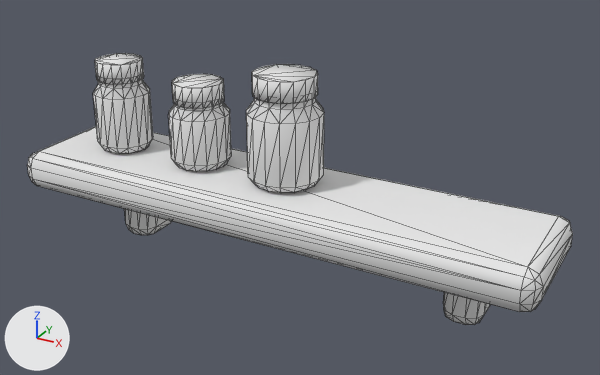
The glTF model assets/rooms/standard_room_5/wall_shelf.glb as it was, and as the next commit left it.
The view is the same before and after, from a 50 mm lens placed at (1.235, -2.216, 1.104), pointed at (0.068, -0.094, 0.043). Lighting does not change. The marker at lower left points along +X, +Y and +Z. The picture after the commit comes second. Mesh edges are drawn as thin lines. Vertices at exactly the same position are counted once.

Names of what the first picture shows: 'wall_shelf.001'.
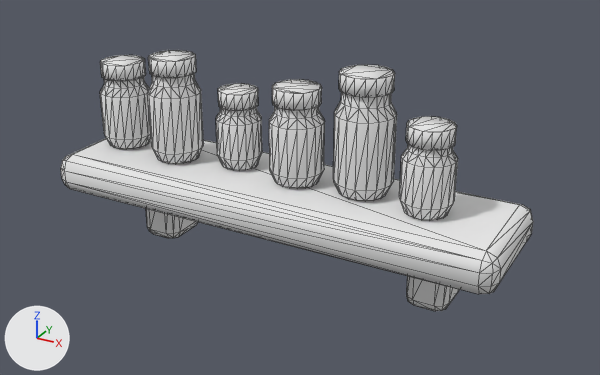
Pixel boxes (x1, y1, x2, y2) of what changed, in the pictures (600 x 375 px; the box of a moved part takes in the faces that stretch with it):
```json
{"object": "wall_shelf.001", "change": "reshaped", "before": [27, 53, 573, 325], "after": [61, 50, 533, 311], "on screen": "14% narrower"}
{"part": 1, "of": "me_wall_shelf_mobile", "change": "moved or reshaped", "before": [27, 126, 573, 312], "after": [61, 138, 533, 294]}
{"part": 2, "of": "me_wall_shelf_mobile", "change": "moved or reshaped", "before": [124, 209, 172, 235], "after": [146, 209, 198, 238]}
{"part": 3, "of": "me_wall_shelf_mobile", "change": "moved or reshaped", "before": [443, 292, 491, 325], "after": [407, 276, 460, 311]}
{"part": 4, "of": "me_wall_shelf_mobile", "change": "added", "after": [148, 50, 196, 78]}
{"part": 5, "of": "me_wall_shelf_mobile", "change": "added", "after": [218, 83, 258, 111]}
{"part": 6, "of": "me_wall_shelf_mobile", "change": "moved or reshaped", "before": [172, 74, 224, 109], "after": [272, 79, 322, 111]}
{"part": 7, "of": "me_wall_shelf_mobile", "change": "added", "after": [339, 65, 395, 98]}
{"part": 8, "of": "me_wall_shelf_mobile", "change": "added", "after": [406, 116, 457, 151]}
{"part": 9, "of": "me_wall_shelf_mobile", "change": "rebuilt", "before": [93, 79, 153, 154], "after": [100, 77, 151, 149], "on screen": "15% narrower"}
{"part": 10, "of": "me_wall_shelf_mobile", "change": "added", "after": [216, 107, 262, 171]}
{"part": 11, "of": "me_wall_shelf_mobile", "change": "added", "after": [333, 92, 397, 201]}
{"part": 12, "of": "me_wall_shelf_mobile", "change": "added", "after": [399, 145, 458, 221]}
{"part": 13, "of": "me_wall_shelf_mobile", "change": "deleted", "before": [252, 64, 318, 104]}
{"part": 14, "of": "me_wall_shelf_mobile", "change": "moved or reshaped", "before": [95, 53, 324, 193], "after": [100, 55, 325, 189]}
```

Edits to the scene script, one JSON object a line:
```json
{"block": "me_wall_shelf_mobile", "where": "# used by ob_wall_shelf_001; location = (0.0, 0.0, 0.0)"}
{"op": "remove", "block": "me_wall_shelf_mobile", "code": "me_wall_shelf_mobile.from_pydata(...)  # 504 vertices, 972 faces; spans x -0.89..0.89, y -0.34..0.09, z -0.31..0.42"}
{"op": "add", "block": "me_wall_shelf_mobile", "code": "me_wall_shelf_mobile.from_pydata(...)  # 900 vertices, 1740 faces; spans x -0.77..0.77, y -0.31..0.11, z -0.28..0.45"}
{"block": "me_wall_shelf_mobile", "change": "me_wall_shelf_mobile part 1: the loose piece of 56 vertices spanning x -0.89..0.89, y -0.34..0.09, z -0.07..0.07 is scaled about its middle by (0.861, 0.974, 1), then moved by (0.0, 0.03, 0.0)"}
{"block": "me_wall_shelf_mobile", "change": "me_wall_shelf_mobile part 2: the loose piece of 56 vertices spanning x -0.69..-0.56, y -0.11..0.09, z -0.31..-0.02 is scaled about its middle by (1.19, 0.997, 0.96), then moved by (0.12, -0.02, 0.02)"}
{"block": "me_wall_shelf_mobile", "change": "me_wall_shelf_mobile part 3: the loose piece of 56 vertices spanning x 0.56..0.68, y -0.11..0.09, z -0.31..-0.02 is scaled about its middle by (1.19, 0.997, 0.96), then moved by (-0.11, -0.02, 0.02)"}
{"block": "me_wall_shelf_mobile", "change": "me_wall_shelf_mobile part 4: a new loose piece, a 16-sided cylinder along z spanning x -0.466..-0.314, y -0.191..-0.039, z 0.364..0.416, in mat_roomkit_sharedatlas (white #e7e7e7)"}
{"block": "me_wall_shelf_mobile", "change": "me_wall_shelf_mobile part 5: a new loose piece, a 16-sided cylinder along z spanning x -0.234..-0.106, y -0.136..-0.008, z 0.274..0.326, in mat_roomkit_sharedatlas (white #e7e7e7)"}
{"block": "me_wall_shelf_mobile", "change": "me_wall_shelf_mobile part 6: the loose piece of 32 vertices spanning x -0.37..-0.21, y -0.2..-0.04, z 0.28..0.35 is moved by (0.35, 0.02, 0.03)"}
{"block": "me_wall_shelf_mobile", "change": "me_wall_shelf_mobile part 7: a new loose piece, a 16-sided cylinder along z spanning x 0.2..0.36, y -0.16..0.0, z 0.394..0.446, in mat_roomkit_sharedatlas (white #e7e7e7)"}
{"block": "me_wall_shelf_mobile", "change": "me_wall_shelf_mobile part 8: a new loose piece, a 16-sided cylinder along z spanning x 0.431..0.569, y -0.189..-0.051, z 0.284..0.336, in mat_roomkit_sharedatlas (white #e7e7e7)"}
{"block": "me_wall_shelf_mobile", "change": "me_wall_shelf_mobile part 9: the loose piece of 80 vertices spanning x -0.7..-0.51, y -0.21..-0.03, z 0.07..0.33 is rebuilt with 90 vertices and now spans x -0.7..-0.54, y -0.17..-0.01, z 0.07..0.32"}
{"block": "me_wall_shelf_mobile", "change": "me_wall_shelf_mobile part 10: a new loose piece of 90 vertices spanning x -0.24..-0.1, y -0.14..0.0, z 0.07..0.28, in mat_roomkit_sharedatlas (white #e7e7e7)"}
{"block": "me_wall_shelf_mobile", "change": "me_wall_shelf_mobile part 11: a new loose piece of 90 vertices spanning x 0.19..0.37, y -0.17..0.01, z 0.07..0.4, in mat_roomkit_sharedatlas (white #e7e7e7)"}
{"block": "me_wall_shelf_mobile", "change": "me_wall_shelf_mobile part 12: a new loose piece of 90 vertices spanning x 0.42..0.58, y -0.2..-0.04, z 0.07..0.29, in mat_roomkit_sharedatlas (white #e7e7e7)"}
{"block": "me_wall_shelf_mobile", "change": "me_wall_shelf_mobile part 13: the loose piece of 32 vertices spanning x -0.07..0.13, y -0.22..-0.02, z 0.35..0.42 is deleted"}
{"block": "me_wall_shelf_mobile", "change": "me_wall_shelf_mobile part 14: 2 vertices moved within x 0.12..0.13, y -0.12..-0.08, z 0.07..0.33; 184 vertices removed from x -0.69..0.15, y -0.24..0.0, z 0.07..0.38; 204 vertices added at x -0.69..0.15, y -0.2..-0.02, z 0.07..0.37"}
```
